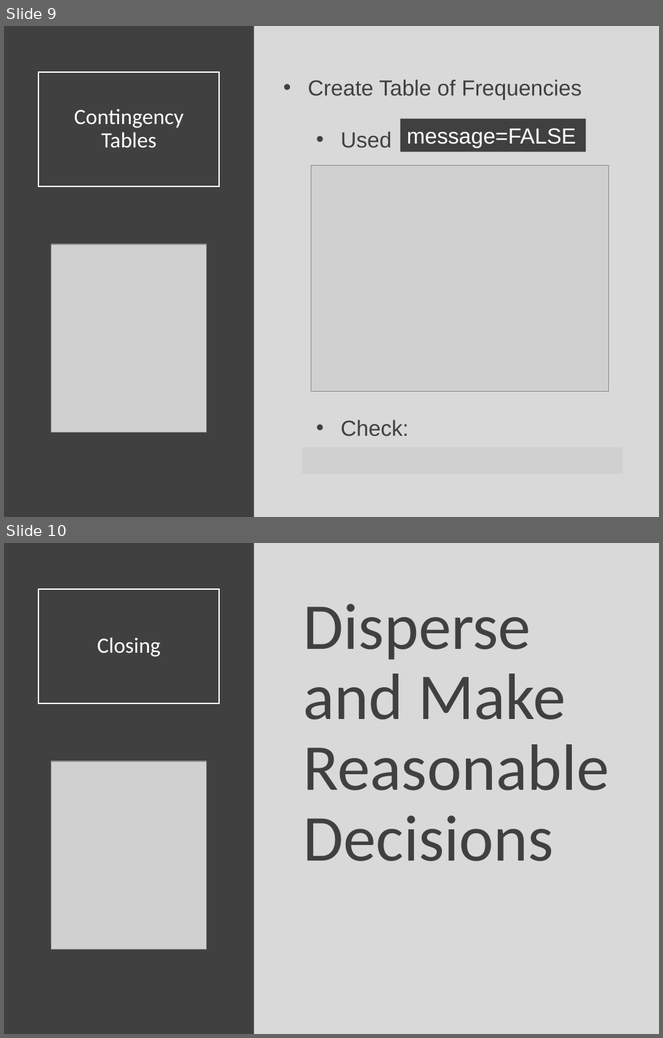
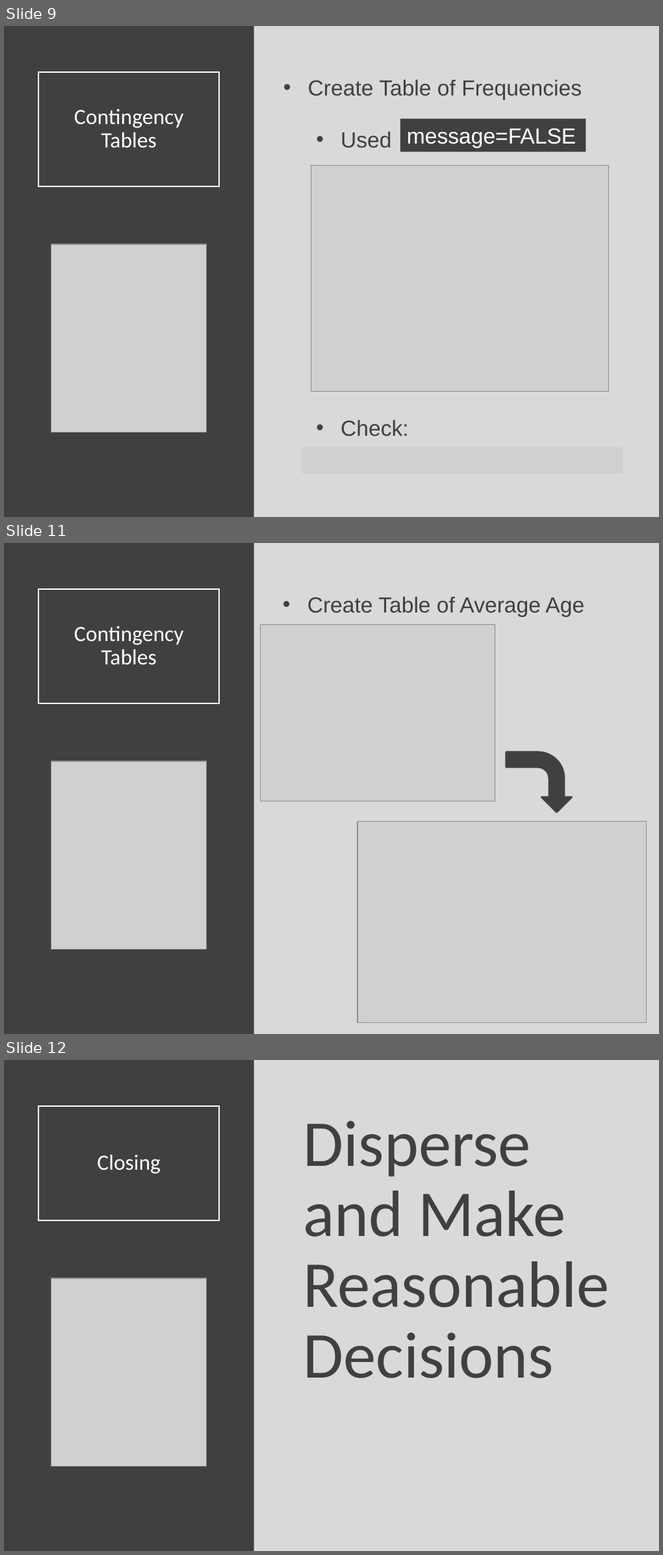
Before and after one commit to SuperMarioGiacomazzo/STOR320_WEBSITE, a slide deck: Lecture/Tidy Data 2/Tidy_Data_2_Lecture.pptx. Shown one above the other, each under a label of ours: slides 9 and 10 before the commit, slides 9, 11 and 12 after it; the slides between them are not shown. The pictures are 663x1038 and 663x1555 pixels, drawn with LibreOffice and Linux fonts; fonts in the diff are those of the drawing; grey boxes stand for pictures. Boxes give left, top, right and bottom in pixels: in the first picture for what was removed or moved away, otherwise in the second. Text is boxed around its words. In the diff, an @@ line names an element or a change of style, - is before the commit and + after.

```diff
--- a/Lecture/Tidy Data 2/Tidy_Data_2_Lecture.pptx
+++ b/Lecture/Tidy Data 2/Tidy_Data_2_Lecture.pptx
@@ slide 11 added at (4, 543, 659, 1034), background #D9D9D9 @@
@@ rectangle added at (4, 543, 254, 1034), fill #404040 @@
@@ title added at (38, 589, 220, 704), outline #FFFFFF 1.5 pt, 24 pt, text #FFFFFF @@
+Contingency Tables
@@ text added at (308, 596, 584, 617), 24 pt, text #404040 @@
+• Create Table of Average Age
@@ picture added at (261, 625, 495, 801) @@
@@ bent arrow added at (506, 752, 572, 812), fill #404040, outline #404040 2 pt @@
@@ picture added at (51, 761, 206, 949) @@
@@ picture added at (358, 821, 647, 1023) @@
@@ what was slide 10 is now slide 12 @@
```
Also in this commit, not shown: 1 other slide added, 11 other files.
